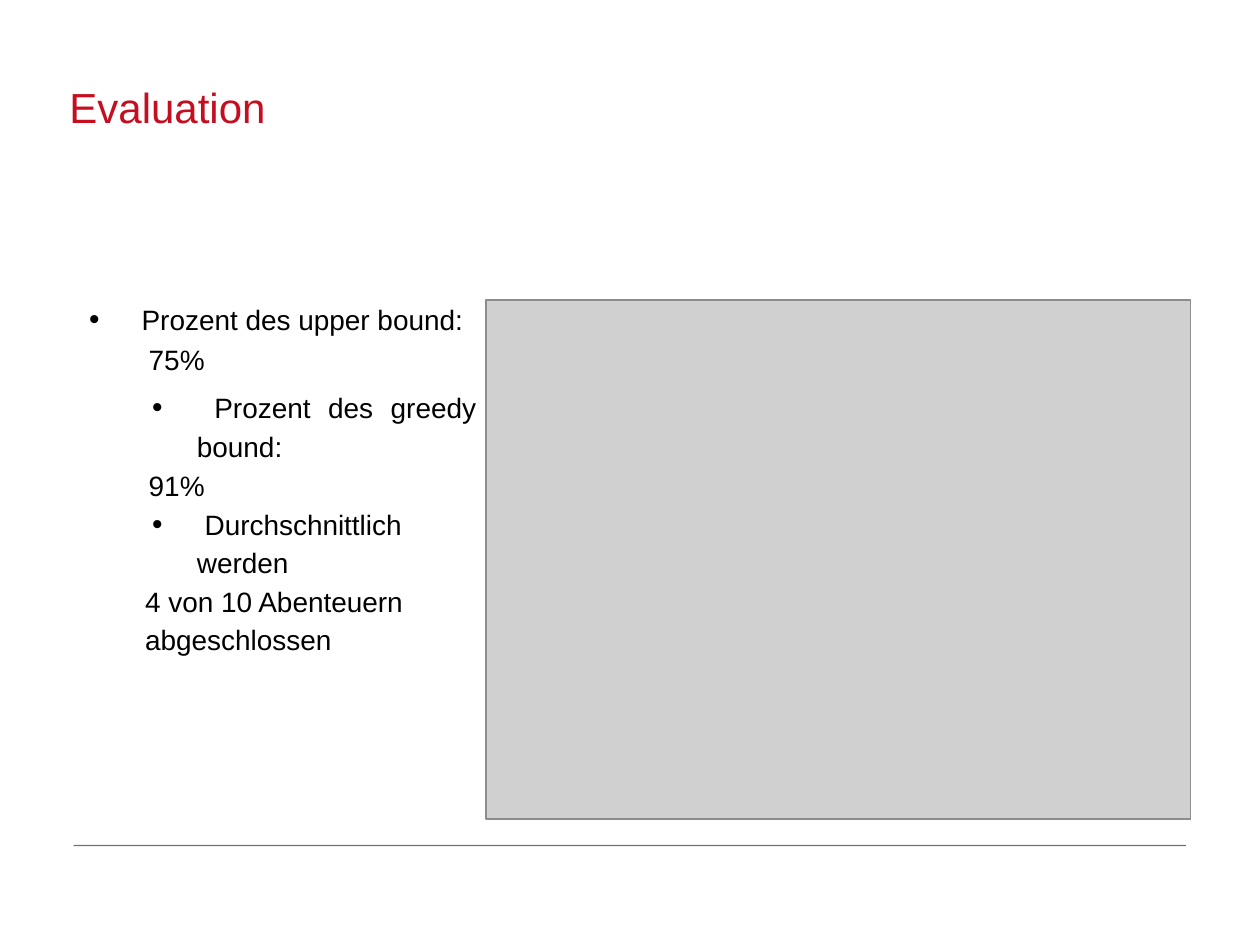
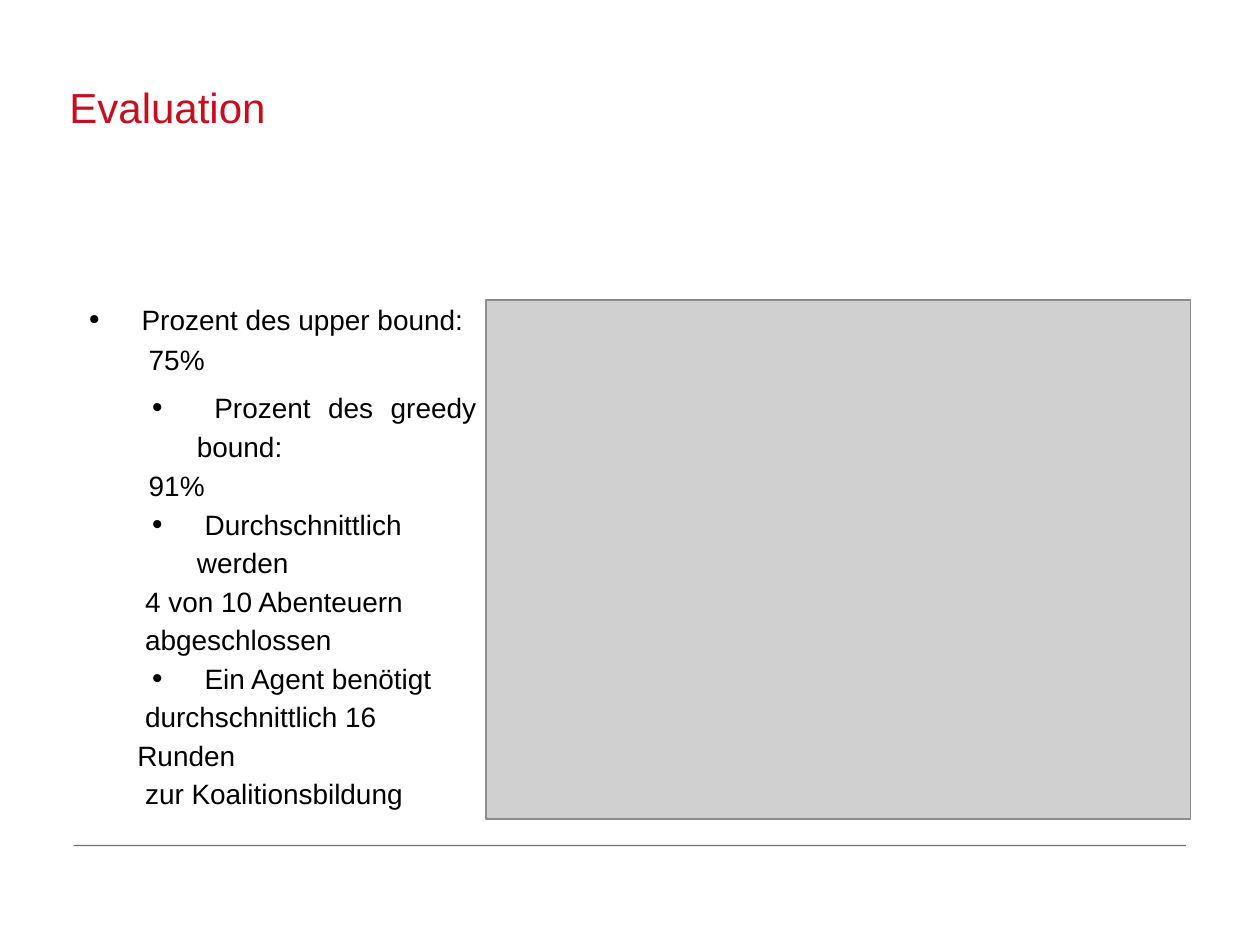
Before and after one commit to MFizz/AiF, a slide deck: slide 10 of Abschluss/Abschluss.odp (slide 8 before the commit). Drawn at 1260x945 pixels with LibreOffice and Linux fonts; fonts in the diff are those of the drawing; grey boxes stand for pictures; background and template pictures are left out. Boxes give left, top, right and bottom in pixels: in the first picture for what was removed or moved away, otherwise in the second. Text is boxed around its words. In the diff, an @@ line names an element or a change of style, - is before the commit and + after.

```diff
--- a/Abschluss/Abschluss.odp
+++ b/Abschluss/Abschluss.odp
@@ text at (137, 668, 431, 809): paragraphs added @@
+• Ein Agent benötigt
+durchschnittlich 16 Runden
+zur Koalitionsbildung
```
Also in this commit, not shown: 2 other slides changed, 4 slides added, 3 slides removed, 1 other file.
